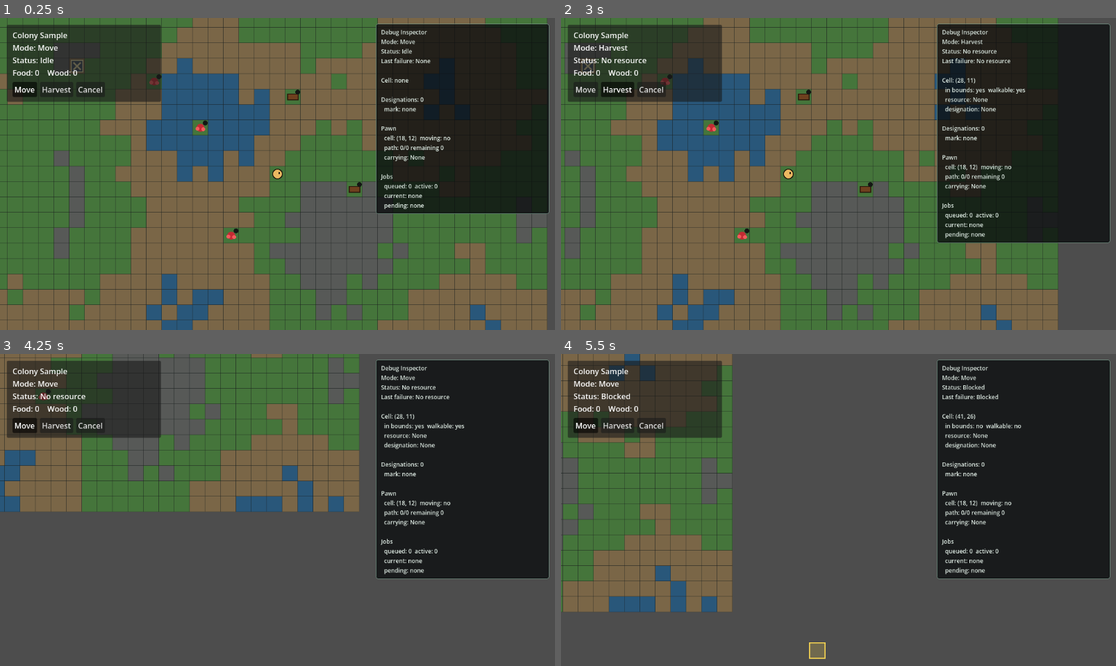
Above: before the commit, frames 1-4 (two rows, left to right).
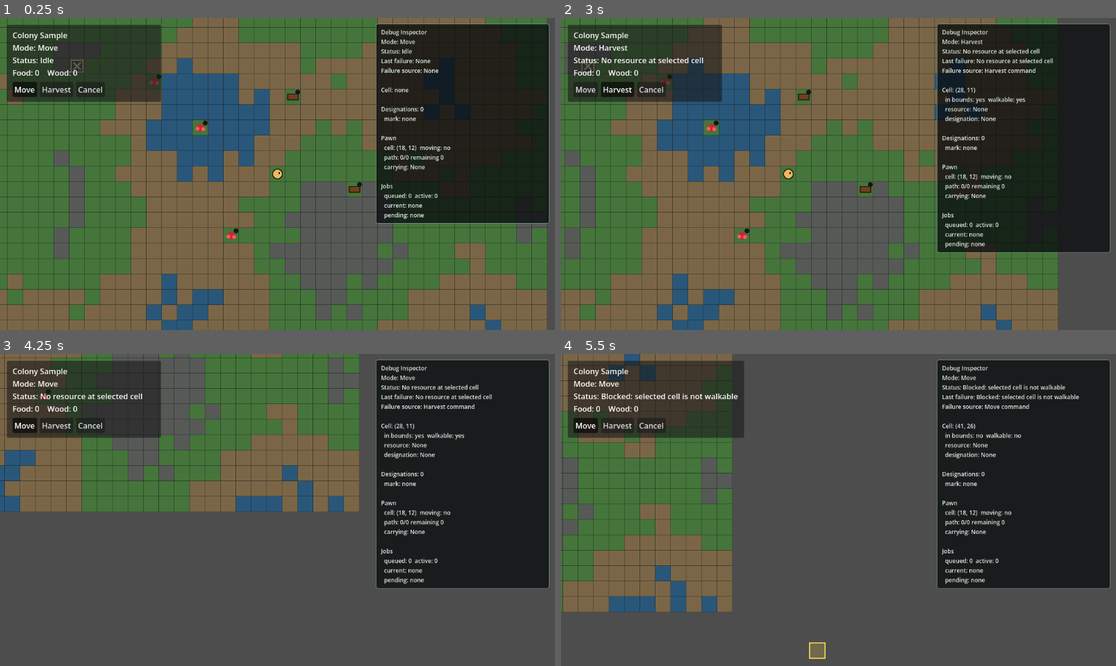
Above: after the commit, the same moments.

Repository: KUAKUAandFAFA/rimworld-like
Game: Godot game, scene res://scenes/main.tscn
Same seed, same stepped clock (60 frames per second), same inputs: the game is played once before the commit and once after it.
Inputs (mouse positions are in pixels of both pictures, inside the frame that each line leads up to):
- Up to frame 1 (0.25 s): no input
- Up to frame 2 (3 s): click "Move" at 0.5 s; click "Harvest" at 1.25 s; click "Cancel" at 2 s; tap Enter at 2.75 s; move the mouse to (960, 158) at 2.77 s; hold D from 2.78 s (still down); tap 2 (command_mode_harvest) at 2.85 s; click (960, 158) at 2.92 s
- Up to frame 3 (4.25 s): move the mouse to (166, 525) at 3.52 s; release D at 3.53 s; hold S from 3.53 s (still down); tap 1 (command_mode_move) at 3.6 s
- Up to frame 4 (5.5 s): move the mouse to (894, 441) at 4.27 s; release S at 4.28 s; hold D 4.28-5.03 s; tap 2 (command_mode_harvest) at 4.35 s; move the mouse to (810, 572) at 5.02 s; hold W from 5.03 s (still down); tap 1 (command_mode_move) at 5.1 s; click (810, 572) at 5.17 s

The runs differ from the first frame. In frame 1, 2.1% of the frame differs, in the area x 67-99%, y 16-66%; in frame 2, 2.8%; in frame 3, 2.8%; in frame 4, 3.9%, in the area x 12-99%, y 2-76%.

Commit message:
G09 clarify job failure feedback

Diff:
--- /dev/null
+++ b/scripts/app/failure_feedback.gd
@@ -0,0 +1,25 @@
+class_name FailureFeedback
+extends RefCounted
+
+const SOURCE_COMMAND := "Command"
+const SOURCE_MOVE_COMMAND := "Move command"
+const SOURCE_HARVEST_COMMAND := "Harvest command"
+const SOURCE_CANCEL_COMMAND := "Cancel command"
+const SOURCE_JOB := "Job"
+const SOURCE_SYSTEM := "System"
+
+const ACTIVE_JOB_CANNOT_CANCEL := "Active job cannot be cancelled"
+const ALREADY_MARKED := "Already marked for harvest"
+const BLOCKED_CELL := "Blocked: selected cell is not walkable"
+const COULD_NOT_MARK_HARVEST := "Could not mark harvest"
+const INVALID_HARVEST := "Invalid harvest result"
+const INVALID_RESOURCE := "Invalid resource data"
+const MISSING_DESIGNATION := "Missing designation"
+const MISSING_HARVEST_JOB_DEF := "Missing harvest job definition"
+const NO_PATH := "No path to target"
+const NO_RESOURCE := "No resource at selected cell"
+const NOTHING_TO_CANCEL := "Nothing to cancel"
+const PAWN_BUSY := "Pawn busy"
+const RESOURCE_GONE := "Resource gone before harvest"
+const UNKNOWN_COMMAND_MODE := "Unknown command mode"
+const UNSUPPORTED_JOB := "Unsupported job type"
--- a/scripts/app/game_root.gd
+++ b/scripts/app/game_root.gd
@@ -22,6 +22,7 @@
 var _selected_cell := INVALID_CELL
 var _status_text := "Idle"
 var _last_failure_reason := "None"
+var _last_failure_source := "None"
 var _debug_refresh_elapsed := 0.0
 
 
@@ -104,16 +105,16 @@
 		CommandModeModel.MODE_CANCEL:
 			_handle_cancel_command(target_cell)
 		_:
-			_set_failure_status("Unknown command mode")
+			_set_failure_status(FailureFeedback.UNKNOWN_COMMAND_MODE, FailureFeedback.SOURCE_COMMAND)
 
 
 func _handle_move_command(target_cell: Vector2i) -> void:
 	if harvest_job_driver.is_busy():
-		_set_failure_status("Pawn busy")
+		_set_failure_status(FailureFeedback.PAWN_BUSY, FailureFeedback.SOURCE_MOVE_COMMAND)
 		return
 
 	if not grid.is_cell_walkable(target_cell):
-		_set_failure_status("Blocked")
+		_set_failure_status(FailureFeedback.BLOCKED_CELL, FailureFeedback.SOURCE_MOVE_COMMAND)
 		return
 
 	_move_pawn_directly(target_cell)
@@ -121,16 +122,16 @@
 
 func _handle_harvest_command(target_cell: Vector2i) -> void:
 	if not grid.has_resource(target_cell):
-		_set_failure_status("No resource")
+		_set_failure_status(FailureFeedback.NO_RESOURCE, FailureFeedback.SOURCE_HARVEST_COMMAND)
 		return
 
 	if designation_system.has_designation(target_cell, DesignationSystem.TYPE_HARVEST):
-		_set_failure_status("Already marked")
+		_set_failure_status(FailureFeedback.ALREADY_MARKED, FailureFeedback.SOURCE_HARVEST_COMMAND)
 		return
 
 	var designation := designation_system.add_designation(DesignationSystem.TYPE_HARVEST, target_cell)
 	if designation == null:
-		_set_failure_status("Could not mark harvest")
+		_set_failure_status(FailureFeedback.COULD_NOT_MARK_HARVEST, FailureFeedback.SOURCE_HARVEST_COMMAND)
 		return
 
 	_clear_last_failure()
@@ -144,11 +145,11 @@
 func _handle_cancel_command(target_cell: Vector2i) -> void:
 	var designation := designation_system.get_designation_at(target_cell)
 	if designation == null:
-		_set_failure_status("Nothing to cancel")
+		_set_failure_status(FailureFeedback.NOTHING_TO_CANCEL, FailureFeedback.SOURCE_CANCEL_COMMAND)
 		return
 
 	if job_queue.has_active_job_for_designation(designation):
-		_set_failure_status("Active job cannot be cancelled")
+		_set_failure_status(FailureFeedback.ACTIVE_JOB_CANNOT_CANCEL, FailureFeedback.SOURCE_CANCEL_COMMAND)
 		return
 
 	job_queue.remove_queued_jobs_for_designation(designation)
@@ -160,19 +161,19 @@
 
 func _queue_harvest_job_for_designation(designation: Designation) -> bool:
 	if designation == null:
-		_set_failure_status("Missing designation")
+		_set_failure_status(FailureFeedback.MISSING_DESIGNATION, FailureFeedback.SOURCE_HARVEST_COMMAND)
 		return false
 
 	var resource_cell := designation.target_cell
 	var resource := grid.get_resource_at(resource_cell)
 	if resource.is_empty():
-		_set_failure_status("No resource")
+		_set_failure_status(FailureFeedback.NO_RESOURCE, FailureFeedback.SOURCE_HARVEST_COMMAND)
 		return false
 
 	var item_def := resource.get("item_def") as ItemDef
 	var harvest_job_def := definition_registry.get_job(HARVEST_JOB_ID)
 	if harvest_job_def == null:
-		_set_failure_status("Missing harvest job definition")
+		_set_failure_status(FailureFeedback.MISSING_HARVEST_JOB_DEF, FailureFeedback.SOURCE_SYSTEM)
 		return false
 
 	var resource_amount := maxi(1, int(resource.get("amount", 1)))
@@ -195,13 +196,13 @@
 	if harvest_job_driver.can_run(job):
 		harvest_job_driver.start_job(job)
 	else:
-		job_queue.fail_job(job, "Unsupported job")
+		job_queue.fail_job(job, FailureFeedback.UNSUPPORTED_JOB)
 
 
 func _move_pawn_directly(target_cell: Vector2i) -> void:
 	var path := grid.find_path(pawn.current_cell, target_cell)
 	if path.is_empty() and pawn.current_cell != target_cell:
-		_set_failure_status("No path")
+		_set_failure_status(FailureFeedback.NO_PATH, FailureFeedback.SOURCE_MOVE_COMMAND)
 		return
 
 	pawn.set_path(path)
@@ -222,7 +223,7 @@
 
 
 func _on_job_failed(_job: JobInstance, reason: String) -> void:
-	_set_failure_status(reason)
+	_set_failure_status(reason, FailureFeedback.SOURCE_JOB)
 	_start_next_job_if_idle()
 
 
@@ -267,13 +268,15 @@
 	_update_debug_inspector()
 
 
-func _set_failure_status(text: String) -> void:
+func _set_failure_status(text: String, source: String = FailureFeedback.SOURCE_SYSTEM) -> void:
 	_last_failure_reason = text
+	_last_failure_source = source
 	_set_status(text)
 
 
 func _clear_last_failure() -> void:
 	_last_failure_reason = "None"
+	_last_failure_source = "None"
 
 
 func _update_hud() -> void:
@@ -291,6 +294,7 @@
 	debug_inspector.set_snapshot({
 		"status": _status_text,
 		"last_failure": _last_failure_reason,
+		"last_failure_source": _last_failure_source,
 		"command_mode": command_mode_model.get_mode_label(),
 		"selected_cell": _selected_cell_debug_snapshot(),
 		"designations": designation_system.get_debug_snapshot(),
--- a/scripts/debug/debug_inspector.gd
+++ b/scripts/debug/debug_inspector.gd
@@ -95,6 +95,7 @@
 	lines.append("Mode: %s" % String(_snapshot.get("command_mode", "Unknown")))
 	lines.append("Status: %s" % String(_snapshot.get("status", "Unknown")))
 	lines.append("Last failure: %s" % String(_snapshot.get("last_failure", "None")))
+	lines.append("Failure source: %s" % String(_snapshot.get("last_failure_source", "None")))
 	lines.append("")
 	_append_selected_cell(lines)
 	_append_designations(lines)
--- a/scripts/jobs/harvest_job_driver.gd
+++ b/scripts/jobs/harvest_job_driver.gd
@@ -22,7 +22,7 @@
 func start_job(job: JobInstance) -> void:
 	if not can_run(job):
 		active_job = job
-		_fail_active_job("Unsupported job")
+		_fail_active_job(FailureFeedback.UNSUPPORTED_JOB)
 		return
 
 	active_job = job
@@ -31,12 +31,12 @@
 
 	var resource := grid.get_resource_at(active_job.target_cell)
 	if resource.is_empty():
-		_fail_active_job("Resource gone")
+		_fail_active_job(FailureFeedback.RESOURCE_GONE)
 		return
 
 	var item_def := resource.get("item_def") as ItemDef
 	if item_def == null:
-		_fail_active_job("Invalid resource")
+		_fail_active_job(FailureFeedback.INVALID_RESOURCE)
 		return
 
 	active_job.target_item = item_def
@@ -56,13 +56,13 @@
 func _collect_resource(_cell: Vector2i) -> void:
 	var harvested := grid.harvest_resource(active_job.target_cell, active_job.amount)
 	if harvested.is_empty():
-		_fail_active_job("Resource gone")
+		_fail_active_job(FailureFeedback.RESOURCE_GONE)
 		return
 
 	var item_def := harvested.get("item_def") as ItemDef
 	var harvested_amount := int(harvested.get("amount", 0))
 	if item_def == null or harvested_amount <= 0:
-		_fail_active_job("Invalid harvest")
+		_fail_active_job(FailureFeedback.INVALID_HARVEST)
 		return
 
 	pawn.set_carrying(item_def, harvested_amount)
@@ -90,7 +90,7 @@
 func _move_to_cell(cell: Vector2i, status_text: String) -> void:
 	var path := grid.find_path(pawn.current_cell, cell)
 	if path.is_empty() and pawn.current_cell != cell:
-		_fail_active_job("No path")
+		_fail_active_job(FailureFeedback.NO_PATH)
 		return
 
 	pawn.set_path(path)
Not shown, added: scripts/app/failure_feedback.gd.uid
